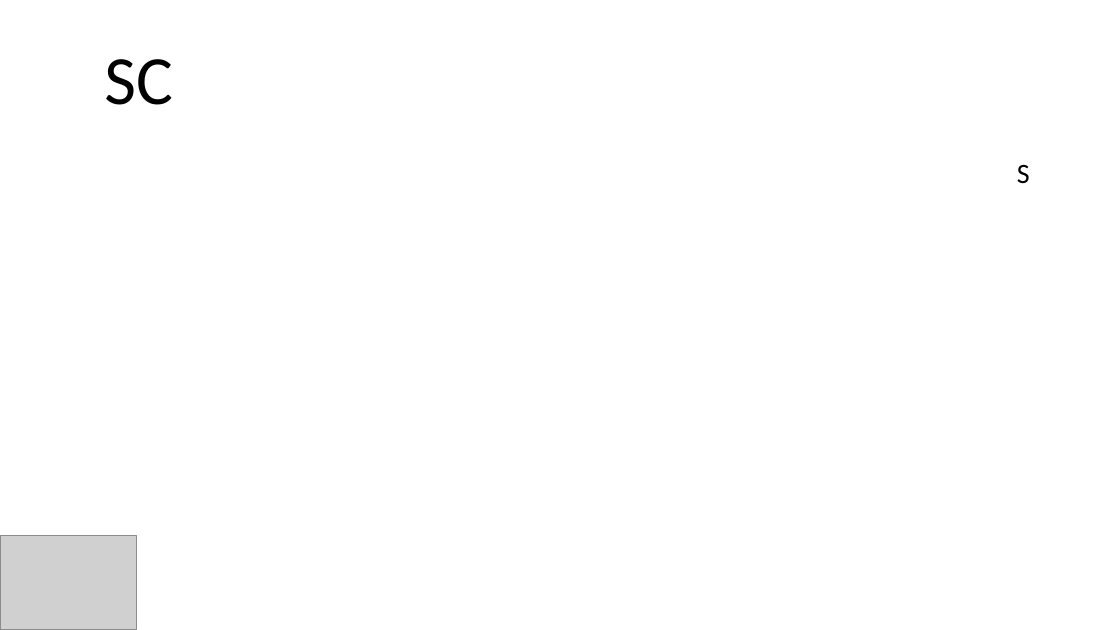
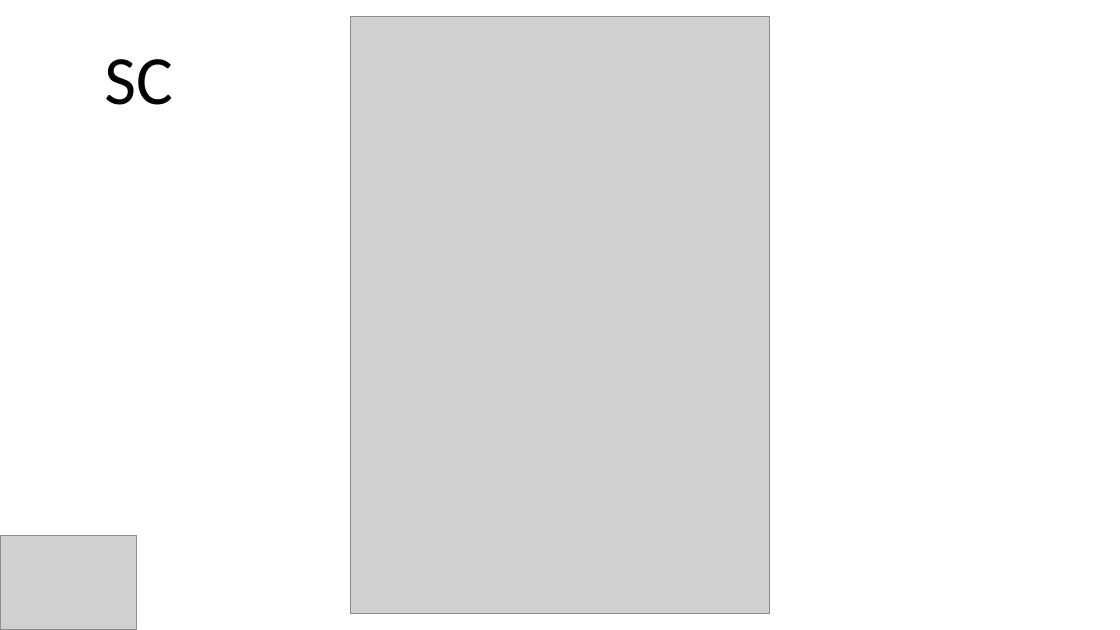
Before and after one commit to aviehu/E-Trade, a slide deck: slide 6 of docs/Report V1.pptx. Drawn at 1120x630 pixels with LibreOffice and Linux fonts; fonts in the diff are those of the drawing; grey boxes stand for pictures. Boxes give left, top, right and bottom in pixels: in the first picture for what was removed or moved away, otherwise in the second. Text is boxed around its words. In the diff, an @@ line names an element or a change of style, - is before the commit and + after.

```diff
--- a/docs/Report V1.pptx
+++ b/docs/Report V1.pptx
@@ picture added at box(351, 17, 771, 614) @@
@@ text removed at box(1017, 165, 1030, 183) @@
-S
```
Also in this commit, not shown: 2 other slides changed, 4 other files.
